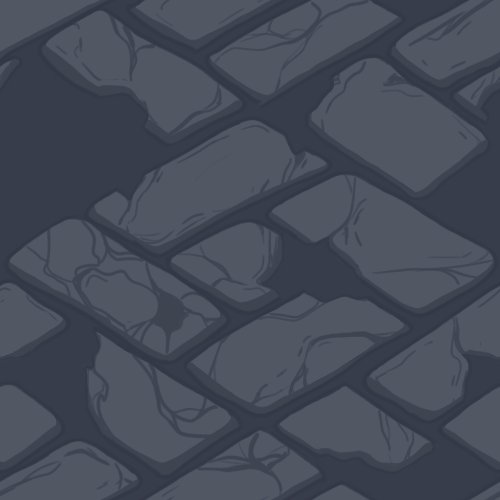
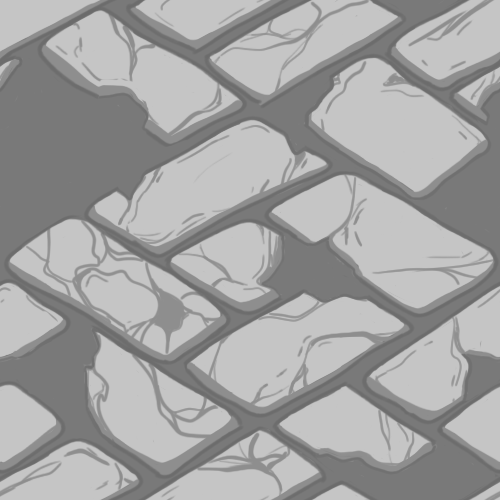
The second (500, 500) image is a revision of the first. Changes to its layers:
pixels changed over [0, 0, 500, 500] (layer not identified)
